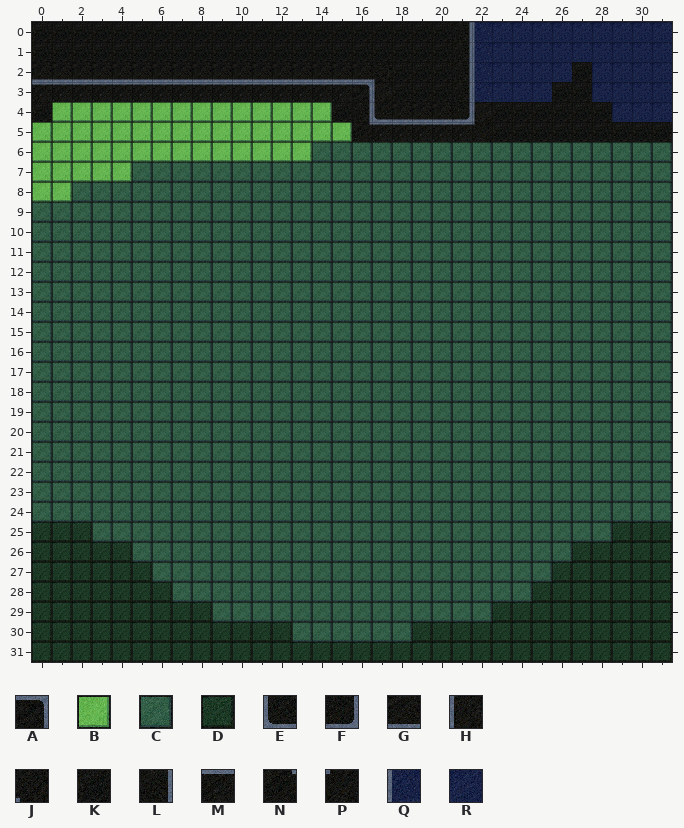
One commit to this Tiled map: features/Origin-E.tmx. The picture above was drawn from the file before the commit.
Cells are 32x32 px. Shown: x 0..31, y 0..31.
Key: from "rhysh-tilemap": A 1, B 10, C 11, D 12, E 16, F 17, G 19, H 20, J 22, K 32, L 35, M 36, N 37, P 38, Q 68, R 80.
_ is an empty cell.
Layers that did not change in this view are not listed.
Layer "Root" before, first column x 0:
 0 KKKKKKKKKKKKKKKKKKKKKLQRRRRRRRRR
 1 KKKKKKKKKKKKKKKKKKKKKLQRRRRRRRRR
 2 GGGGGGGGGGGGGGGGGJKKKLQRRRRKRRRR
 3 MMMMMMMMMMMMMMMMAHKKKLQRRRKKRRRR
 4 KBBBBBBBBBBBBBBKLEGGGFHKKKKKKRRR
 5 BBBBBBBBBBBBBBBBNMMMMMPKKKKKKKKK
 6 BBBBBBBBBBBBBBCCCCCCCCCCCCCCCCCC
 7 BBBBBCCCCCCCCCCCCCCCCCCCCCCCCCCC
 8 BBCCCCCCCCCCCCCCCCCCCCCCCCCCCCCC
 9 CCCCCCCCCCCCCCCCCCCCCCCCCCCCCCCC
10 CCCCCCCCCCCCCCCCCCCCCCCCCCCCCCCC
11 CCCCCCCCCCCCCCCCCCCCCCCCCCCCCCCC
12 CCCCCCCCCCCCCCCCCCCCCCCCCCCCCCCC
13 CCCCCCCCCCCCCCCCCCCCCCCCCCCCCCCC
14 CCCCCCCCCCCCCCCCCCCCCCCCCCCCCCCC
15 CCCCCCCCCCCCCCCCCCCCCCCCCCCCCCCC
16 CCCCCCCCCCCCCCCCCCCCCCCCCCCCCCCC
17 CCCCCCCCCCCCCCCCCCCCCCCCCCCCCCCC
18 CCCCCCCCCCCCCCCCCCCCCCCCCCCCCCCC
19 CCCCCCCCCCCCCCCCCCCCCCCCCCCCCCCC
20 CCCCCCCCCCCCCCCCCCCCCCCCCCCCCCCC
21 CCCCCCCCCCCCCCCCCCCCCCCCCCCCCCCC
22 CCCCCCCCCCCCCCCCCCCCCCCCCCCCCCCC
23 CCCCCCCCCCCCCCCCCCCCCCCCCCCCCCCC
24 CCCCCCCCCCCCCCCCCCCCCCCCCCCCCCCC
25 DDDCCCCCCCCCCCCCCCCCCCCCCCCCCDDD
26 DDDDDCCCCCCCCCCCCCCCCCCCCCCDDDDD
27 DDDDDDCCCCCCCCCCCCCCCCCCCCDDDDDD
28 DDDDDDDCCCCCCCCCCCCCCCCCCDDDDDDD
29 DDDDDDDDDCCCCCCCCCCCCCCDDDDDDDDD
30 DDDDDDDDDDDDDCCCCCCDDDDDDDDDDDDD
31 DDDDDDDDDDDDDDDDDDDDDDDDDDDDDDDD
Once edited:
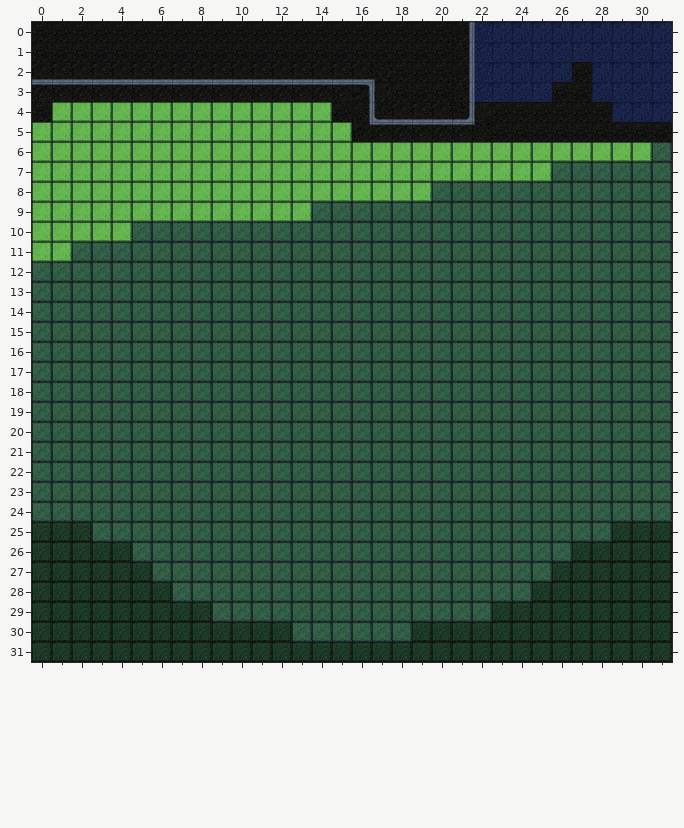
The exact change:
Layer "Root":
y 6: x 14..30 CCCCCCCCCCCCCCCCC -> BBBBBBBBBBBBBBBBB
y 7: x 5..25 CCCCCCCCCCCCCCCCCCCCC -> BBBBBBBBBBBBBBBBBBBBB
y 8: x 2..19 CCCCCCCCCCCCCCCCCC -> BBBBBBBBBBBBBBBBBB
y 9: x 0..13 CCCCCCCCCCCCCC -> BBBBBBBBBBBBBB
y 10: x 0..4 CCCCC -> BBBBB
y 11: x 0..1 CC -> BB
Where, in picture pixels (left, top, right, bottom), the same in both pictures:
changed: (32, 142, 652, 262)
